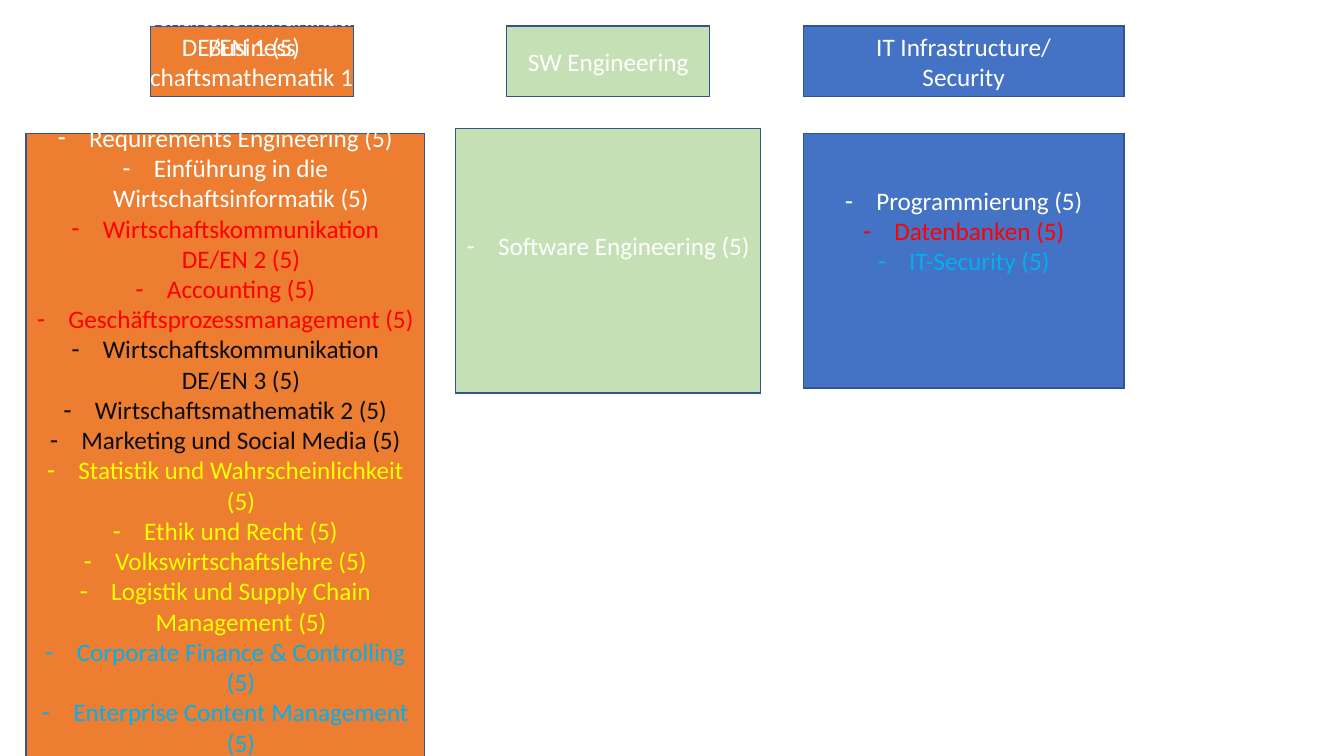
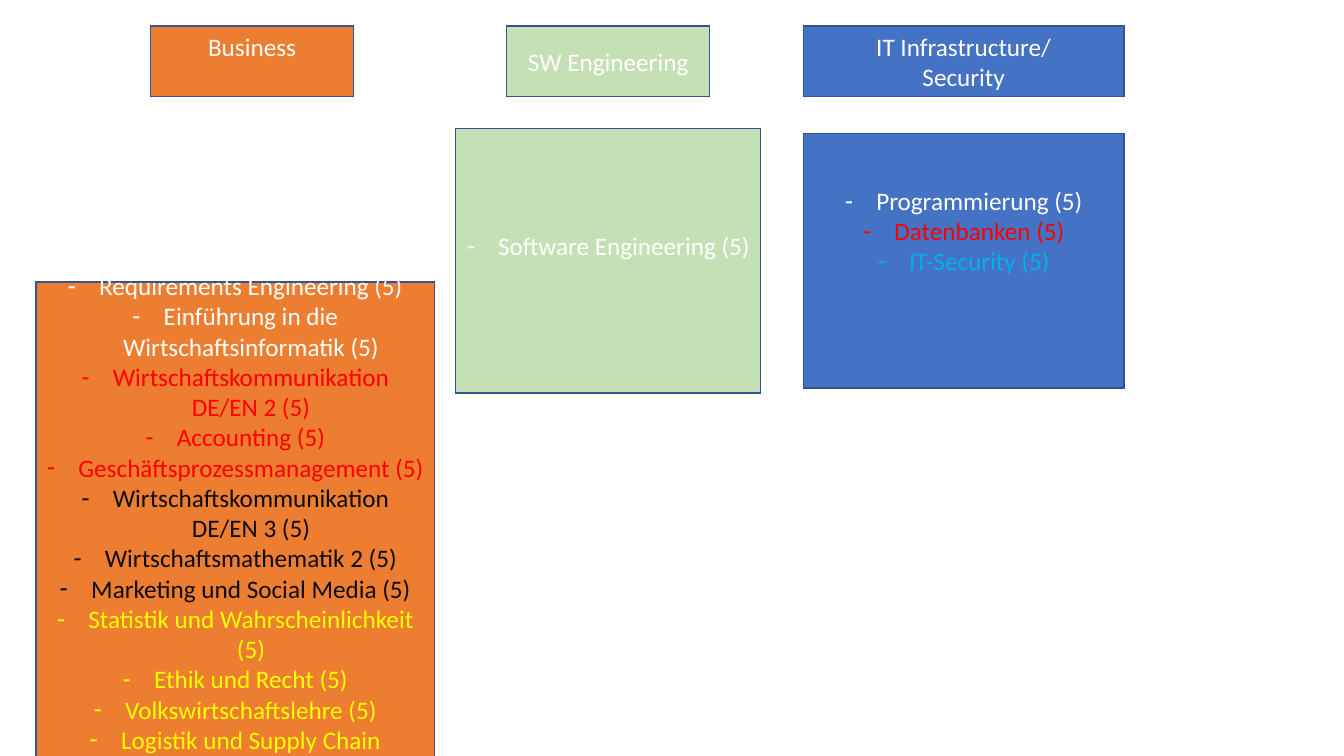
Before and after one commit to AgileBusinessAnalysis/08_TEAM, a slide deck: slide 3 of Team 08-Outcome.pptx. Drawn at 1344x756 pixels with LibreOffice and Linux fonts; fonts in the diff are those of the drawing. Boxes give left, top, right and bottom in pixels: in the first picture for what was removed or moved away, otherwise in the second. Text is boxed around its words. In the diff, an @@ line names an element or a change of style, - is before the commit and + after.

Commit message:
test

```diff
--- a/Team 08-Outcome.pptx
+++ b/Team 08-Outcome.pptx
@@ rectangle "Wirtschaftskommunikation DE/EN 1 (5)": place and size @@
-rectangle "Wirtschaftskommunikation DE/EN 1 (5)" at bbox=[26, 134, 424, 756]
+rectangle "Wirtschaftskommunikation DE/EN 1 (5)" at bbox=[36, 282, 435, 756]
```
